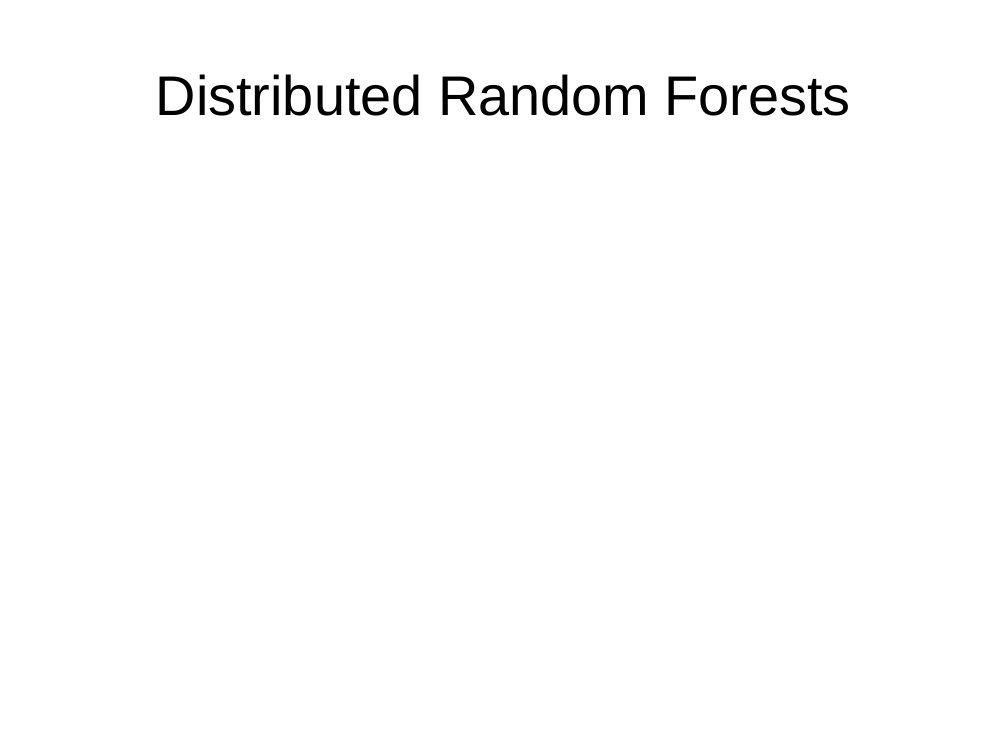
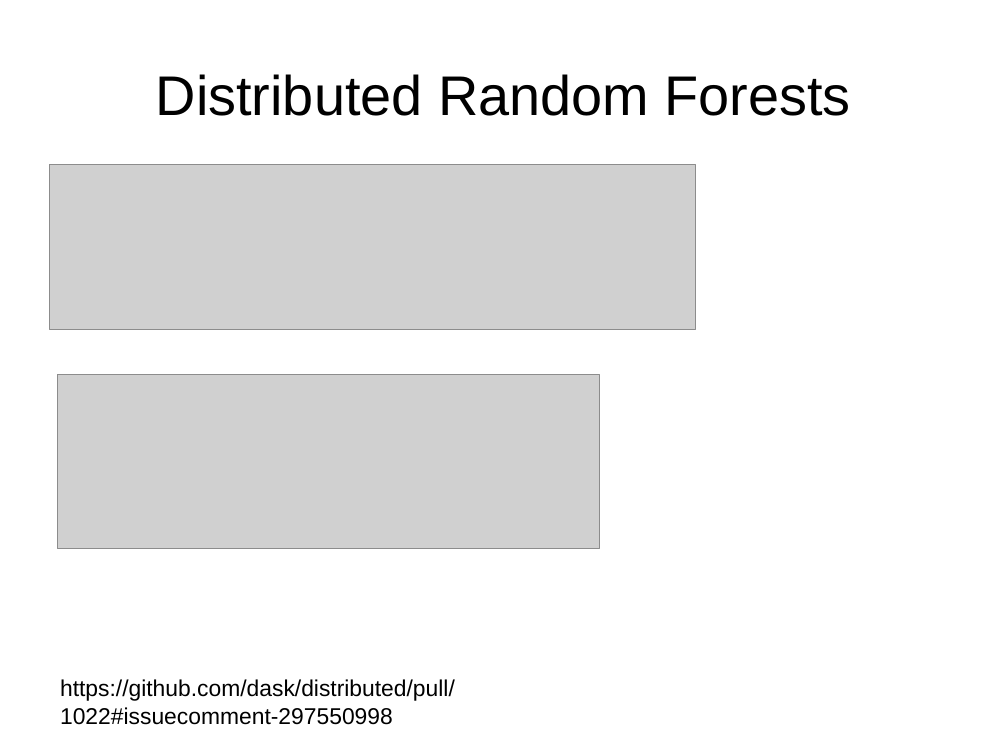
Before and after one commit to amueller/talks_odt, a slide deck: slide 30 of 2017/cool-new-stuff-sklearn.odp. Drawn at 1008x756 pixels with LibreOffice and Linux fonts; fonts in the diff are those of the drawing; grey boxes stand for pictures. Boxes give left, top, right and bottom in pixels: in the first picture for what was removed or moved away, otherwise in the second. Text is boxed around its words. In the diff, an @@ line names an element or a change of style, - is before the commit and + after.

```diff
--- a/2017/cool-new-stuff-sklearn.odp
+++ b/2017/cool-new-stuff-sklearn.odp
@@ picture added at [50, 165, 696, 329] @@
@@ picture added at [58, 375, 600, 549] @@
@@ text added at [60, 679, 455, 725], 18 pt, text #000000 @@
+https://github.com/dask/distributed/pull/1022#issuecomment-297550998
```
Also in this commit, not shown: 1 other slide changed, 1 slide added, 1 slide removed, 1 other file.
